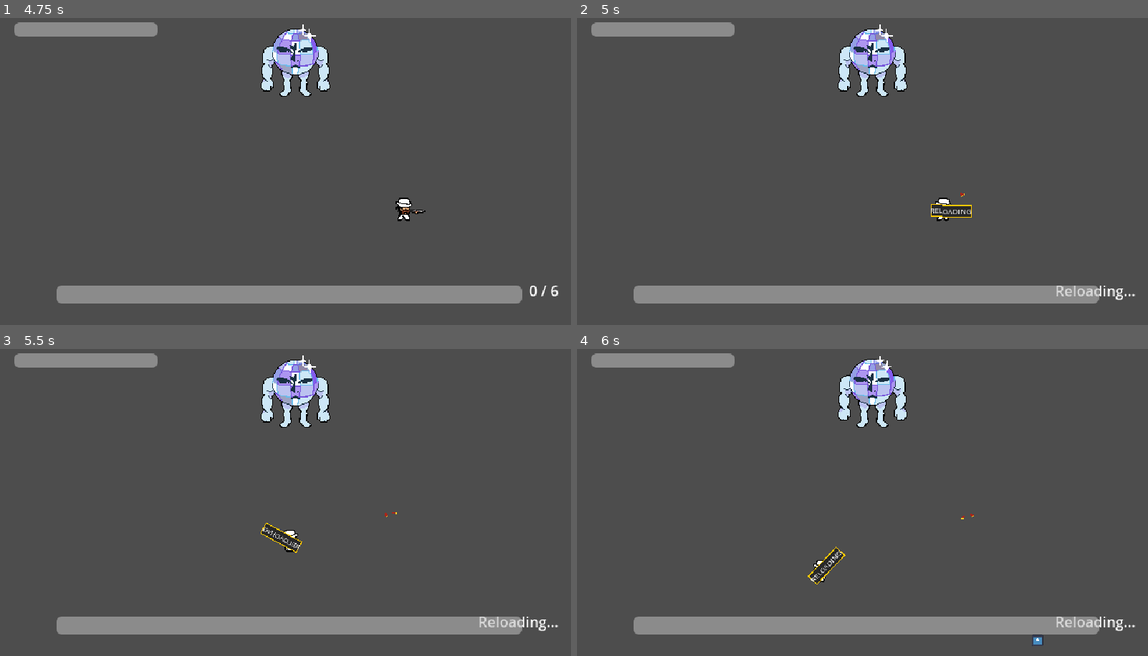
Above: before the commit, frames 1-4 (two rows, left to right).
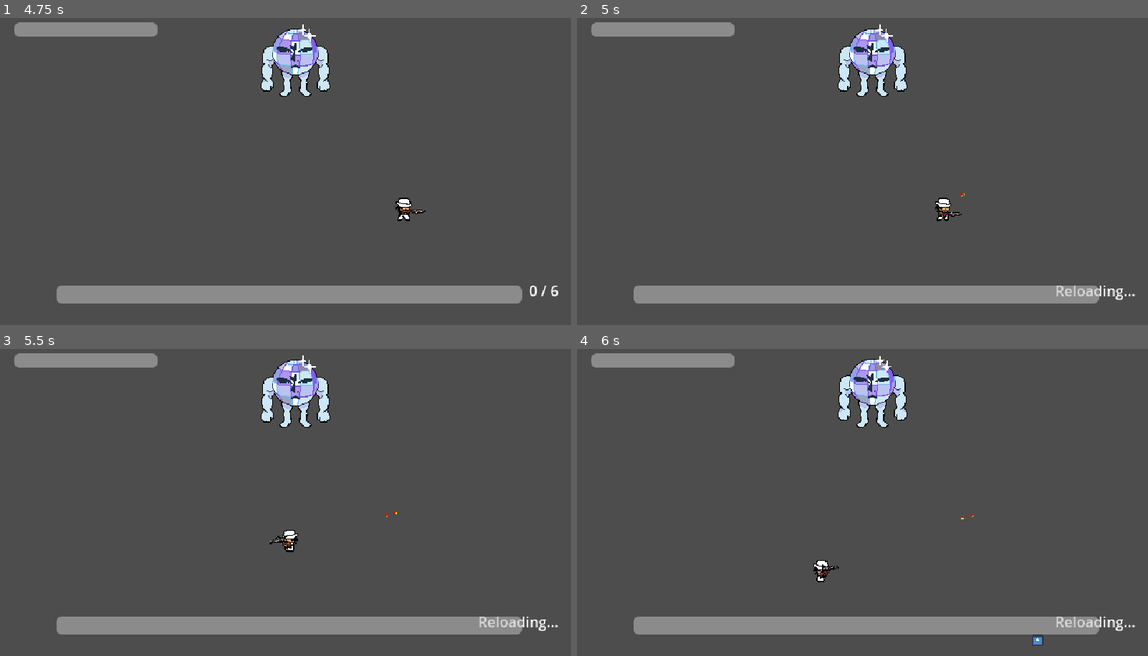
Above: after the commit, the same moments.

Repository: Kuran-002/Project-F
Game: Godot game, scene res://levels/main_menu/main_menu.tscn
The game is run twice, just before and just after one commit, with the same random seed, the same clock (stepped at 60 frames per second) and the same inputs. The engine's default icon, where the game draws it, is replaced by a stand-in: a white triangle on a blue panel in a dark square.
Inputs (mouse positions are in pixels of both pictures, inside the frame that each line leads up to):
- Up to frame 1 (4.75 s): click "Play" at 0.5 s; move the mouse to (411, 146) at 1.27 s; hold D (move_right) 1.28-2.03 s; click (411, 146) at 1.35 s; move the mouse to (171, 180) at 2.02 s; hold S (move_down) 2.03-2.78 s; tap Space (dodge) at 2.1, 4.35 s; click (171, 180) at 2.3 s; move the mouse to (342, 91) at 2.77 s; hold D (move_right) 2.78-3.53 s; click (342, 91) at 2.85 s; move the mouse to (256, 229) at 3.52 s; hold W (move_up) 3.53-4.28 s; click (256, 229) at 3.6 s; move the mouse to (456, 211) at 4.27 s; hold A (move_left) from 4.28 s (still down); click (456, 211) at 4.55 s
- Up to frame 2 (5 s): keep holding A (move_left); tap R (reload) at 4.9 s
- Up to frame 3 (5.5 s): keep holding A (move_left); move the mouse to (114, 447) at 5.02 s; click (114, 447) at 5.1 s
- Up to frame 4 (6 s): move the mouse to (891, 496) at 5.77 s; release A (move_left) at 5.78 s; hold S (move_down) from 5.78 s (still down); click (891, 496) at 5.85 s

Frame 1 is identical in both runs. In frame 2, 0.3% of the frame differs, in the area x 61-70%, y 60-66%; in frame 3, 0.3%; in frame 4, 0.3%, in the area x 40-48%, y 64-77%.

Commit message:
add ammo pick up sound

Diff:
--- a/ammo_box.gd
+++ b/ammo_box.gd
@@ -5,4 +5,5 @@
 func _on_area_entered(area: Area2D) -> void:
 	if area.is_in_group("player"):
 		area.gun.add_reserve_ammo(AMMO_AMOUNT)
+		area.play_ammo_pickup_sound()
 		queue_free()
--- a/player.gd
+++ b/player.gd
@@ -147,6 +147,9 @@
 	else:
 		ammo_label.text = "%d / %d" % [current, reserve]
 
+func play_ammo_pickup_sound() -> void:
+	$AmmoPickupSound.play(0.2)
+
 func take_damage(amount:int) -> void:
 	health -= amount
 	health_bar.value = health
--- a/player.tscn
+++ b/player.tscn
@@ -15,6 +15,7 @@
 [ext_resource type="Texture2D" uid="uid://cvk6dxxqoe51w" path="res://ASSET/player_RightIdle.png" id="13_right_idle"]
 [ext_resource type="Texture2D" uid="uid://bft6hrq1qm0cd" path="res://ASSET/player_UpIdle.png" id="14_up_idle"]
 [ext_resource type="PackedScene" uid="uid://bhahq6mu8fe54" path="res://shotgun.tscn" id="18_q13i1"]
+[ext_resource type="AudioStream" uid="uid://5a407f6brx" path="res://Audio/ammo_pickup.mp3" id="19_ammo_pickup"]
 
 [sub_resource type="AtlasTexture" id="AtlasTexture_pbfsw"]
 atlas = ExtResource("2_606se")
@@ -1327,5 +1328,8 @@
 
 [node name="WeaponPivot" type="Marker2D" parent="."]
 
+[node name="AmmoPickupSound" type="AudioStreamPlayer" parent="."]
+stream = ExtResource("19_ammo_pickup")
+
 [connection signal="timeout" from="DodgeTimer" to="." method="_on_dodge_timer_timeout"]
 [connection signal="timeout" from="DodgeInterval" to="." method="_on_dodge_interval_timeout"]
--- a/shotgun.tscn
+++ b/shotgun.tscn
@@ -1,17 +1,49 @@
-[gd_scene load_steps=11 format=3 uid="uid://bhahq6mu8fe54"]
+[gd_scene load_steps=22 format=3 uid="uid://bhahq6mu8fe54"]
 
 [ext_resource type="Script" uid="uid://dwsoaouijhohu" path="res://shotgun.gd" id="1_hn68x"]
 [ext_resource type="PackedScene" uid="uid://ca0r41jqirdjm" path="res://bullet.tscn" id="2_5bb75"]
 [ext_resource type="Texture2D" uid="uid://dtji1p81fi3io" path="res://ASSET/Shotgun.png" id="3_gda1h"]
-[ext_resource type="Texture2D" uid="uid://dt1xeodhbs1hu" path="res://placeholders/reload_placeholder.png" id="4_reload"]
+[ext_resource type="Texture2D" uid="uid://djhidfy5aati6" path="res://ASSET/Shotgun_reload.png" id="5_6cxpq"]
 [ext_resource type="Texture2D" uid="uid://hbt5k1flsk8t" path="res://ASSET/Shotfin_shoot.png" id="5_gda1h"]
-[ext_resource type="PackedScene" path="res://shell.tscn" id="6_shell"]
+[ext_resource type="PackedScene" uid="uid://cfyui6i156pjo" path="res://shell.tscn" id="6_shell"]
 [ext_resource type="AudioStream" uid="uid://pnxdx7qtnc5l" path="res://Audio/Shotgun_shoot.mp3" id="7_shoot"]
 [ext_resource type="AudioStream" uid="uid://cck4ny4yvnmn0" path="res://Audio/Shotgun_reload.mp3" id="8_reload"]
 
 [sub_resource type="AtlasTexture" id="AtlasTexture_qvfgu"]
 atlas = ExtResource("3_gda1h")
 region = Rect2(0, 15, 34, 15)
+
+[sub_resource type="AtlasTexture" id="AtlasTexture_uokoq"]
+atlas = ExtResource("5_6cxpq")
+region = Rect2(0, 0, 40, 40)
+
+[sub_resource type="AtlasTexture" id="AtlasTexture_dcio6"]
+atlas = ExtResource("5_6cxpq")
+region = Rect2(40, 0, 40, 40)
+
+[sub_resource type="AtlasTexture" id="AtlasTexture_q3s4e"]
+atlas = ExtResource("5_6cxpq")
+region = Rect2(80, 0, 40, 40)
+
+[sub_resource type="AtlasTexture" id="AtlasTexture_2vmvs"]
+atlas = ExtResource("5_6cxpq")
+region = Rect2(120, 0, 40, 40)
+
+[sub_resource type="AtlasTexture" id="AtlasTexture_n2us2"]
+atlas = ExtResource("5_6cxpq")
+region = Rect2(160, 0, 40, 40)
+
+[sub_resource type="AtlasTexture" id="AtlasTexture_s78sc"]
+atlas = ExtResource("5_6cxpq")
+region = Rect2(200, 0, 40, 40)
+
+[sub_resource type="AtlasTexture" id="AtlasTexture_ay5ys"]
+atlas = ExtResource("5_6cxpq")
+region = Rect2(240, 0, 40, 40)
+
+[sub_resource type="AtlasTexture" id="AtlasTexture_p4u3q"]
+atlas = ExtResource("5_6cxpq")
+region = Rect2(280, 0, 40, 40)
 
 [sub_resource type="AtlasTexture" id="AtlasTexture_iy6yh"]
 atlas = ExtResource("5_gda1h")
@@ -33,7 +65,28 @@
 }, {
 "frames": [{
 "duration": 1.0,
-"texture": ExtResource("4_reload")
+"texture": SubResource("AtlasTexture_uokoq")
+}, {
+"duration": 1.0,
+"texture": SubResource("AtlasTexture_dcio6")
+}, {
+"duration": 1.0,
+"texture": SubResource("AtlasTexture_q3s4e")
+}, {
+"duration": 1.0,
+"texture": SubResource("AtlasTexture_2vmvs")
+}, {
+"duration": 1.0,
+"texture": SubResource("AtlasTexture_n2us2")
+}, {
+"duration": 1.0,
+"texture": SubResource("AtlasTexture_s78sc")
+}, {
+"duration": 1.0,
+"texture": SubResource("AtlasTexture_ay5ys")
+}, {
+"duration": 1.0,
+"texture": SubResource("AtlasTexture_p4u3q")
 }],
 "loop": true,
 "name": &"reload",
@@ -62,10 +115,8 @@
 
 [node name="AnimatedSprite2D" type="AnimatedSprite2D" parent="."]
 sprite_frames = SubResource("SpriteFrames_knsld")
-animation = &"shoot"
+animation = &"reload"
 autoplay = "shoot"
-frame = 1
-frame_progress = 1.0
 metadata/_edit_group_ = true
 
 [node name="CollisionShape2D" type="CollisionShape2D" parent="."]
Binary file added: ASSET/Shotgun_reload.png
Not shown, added: ASSET/Shotgun_reload.png.import
Not shown, added: Audio/ammo_pickup.mp3.import
Not shown: 1 places in player.tscn that only renumber resources
Not shown, added: Audio/ammo_pickup.mp3
